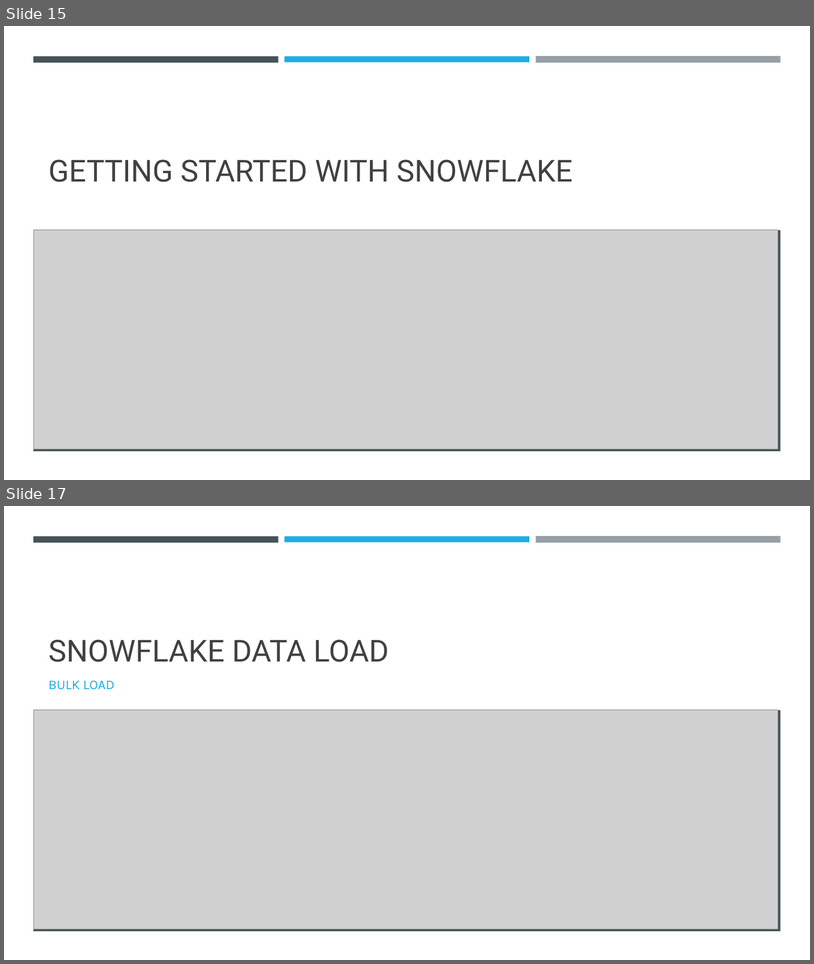
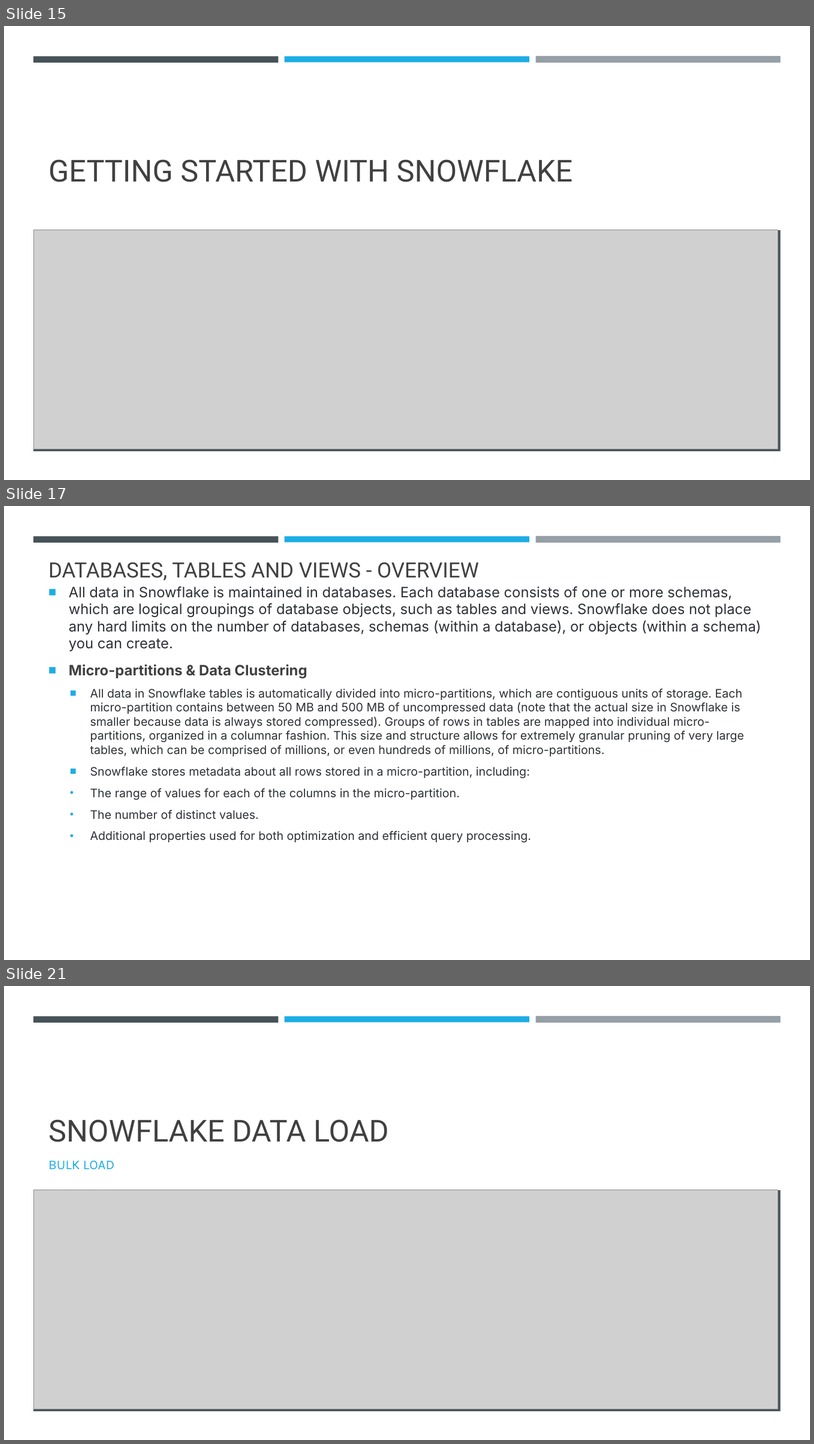
Before and after one commit to umeshmahajan/azure-brainworks2023, a slide deck: docs/Azure-Snowflake.pptx. Shown one above the other, each under a label of ours: slides 15 and 17 before the commit, slides 15, 17 and 21 after it; the slides between them are not shown. The pictures are 814x964 and 814x1444 pixels, drawn with LibreOffice and Linux fonts; fonts in the diff are those of the drawing; grey boxes stand for pictures. Boxes give left, top, right and bottom in pixels: in the first picture for what was removed or moved away, otherwise in the second. Text is boxed around its words. In the diff, an @@ line names an element or a change of style, - is before the commit and + after.

Commit message:
Modified presentation files

```diff
--- a/docs/Azure-Snowflake.pptx
+++ b/docs/Azure-Snowflake.pptx
@@ slide 17 added at box(4, 506, 810, 960), background #FFFFFF; not listed: 3 template elements that a slide beside it also shows @@
@@ title added at box(48, 562, 479, 580), 25 pt, text #404040 @@
+DATABASES, TABLES AND VIEWS - OVERVIEW
@@ text added at box(69, 586, 761, 842), 14 pt, text #2C2F34 @@
+■ All data in Snowflake is maintained in databases. Each database consists of one or more schemas, which are logical groupings of database objects, such as tables and views. Snowflake does not place any hard limits on the number of databases, schemas (within a database), or objects (within a schema) you can create.
+■ Micro-partitions & Data Clustering
+  ■ All data in Snowflake tables is automatically divided into micro-partitions, which are contiguous units of storage. Each micro-partition contains between 50 MB and 500 MB of uncompressed data (note that the actual size in Snowflake is smaller because data is always stored compressed). Groups of rows in tables are mapped into individual micro-partitions, organized in a columnar fashion. This size and structure allows for extremely granular pruning of very large tables, which can be comprised of millions, or even hundreds of millions, of micro-partitions.
+  ■ Snowflake stores metadata about all rows stored in a micro-partition, including:
+  • The range of values for each of the columns in the micro-partition.
+  • The number of distinct values.
+  • Additional properties used for both optimization and efficient query processing.
@@ what was slide 17 is now slide 21 @@
```
Also in this commit, not shown: 10 slides changed, 3 other slides added, 2 other files.
